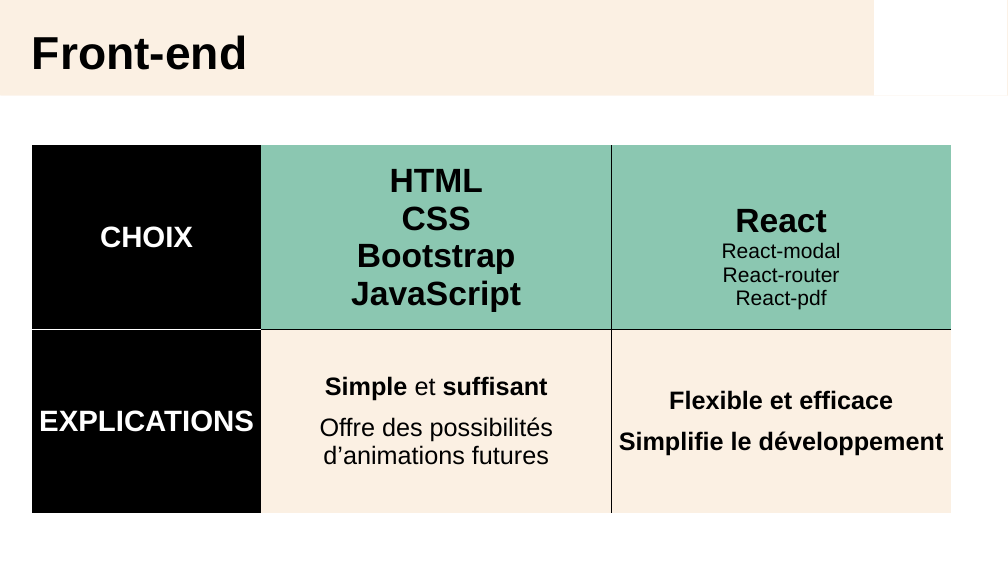
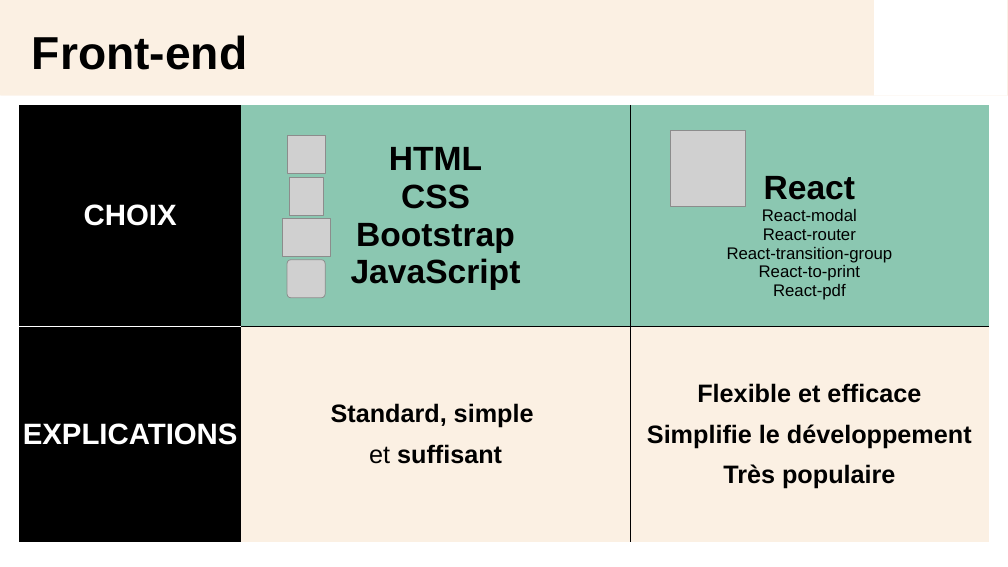
Before and after one commit to MaelleN95/Menu-Maker, a slide deck: slide 5 of PPT_solution-technique.pptx. Drawn at 1008x567 pixels with LibreOffice and Linux fonts; fonts in the diff are those of the drawing; grey boxes stand for pictures; background and template pictures are left out. Boxes give left, top, right and bottom in pixels: in the first picture for what was removed or moved away, otherwise in the second. Text is boxed around its words. In the diff, an @@ line names an element or a change of style, - is before the commit and + after.

```diff
--- a/PPT_solution-technique.pptx
+++ b/PPT_solution-technique.pptx
@@ table at bbox=[19, 105, 988, 543] @@
-row 1, column 3: React / React-modal / React-router / React-pdf
+row 1, column 3: React / React-modal / React-router / React-transition-group / React-to-print / React-pdf
-row 2, column 2: Simple et suffisant / Offre des possibilités d’animations futures
+row 2, column 2: Standard, simple / et suffisant
-row 2, column 3: Flexible et efficace / Simplifie le développement
+row 2, column 3: Flexible et efficace / Simplifie le développement / Très populaire
@@ table: place and size @@
-table at bbox=[32, 145, 952, 513]
+table at bbox=[19, 105, 988, 543]
@@ picture added at bbox=[287, 136, 325, 174] @@
@@ picture added at bbox=[670, 131, 746, 206] @@
@@ picture added at bbox=[290, 177, 324, 215] @@
@@ picture added at bbox=[283, 219, 330, 257] @@
@@ picture added at bbox=[287, 260, 325, 298] @@
```
Also in this commit, not shown: 4 other slides changed, 2 slides added, 1 slide removed, 2 other files.
